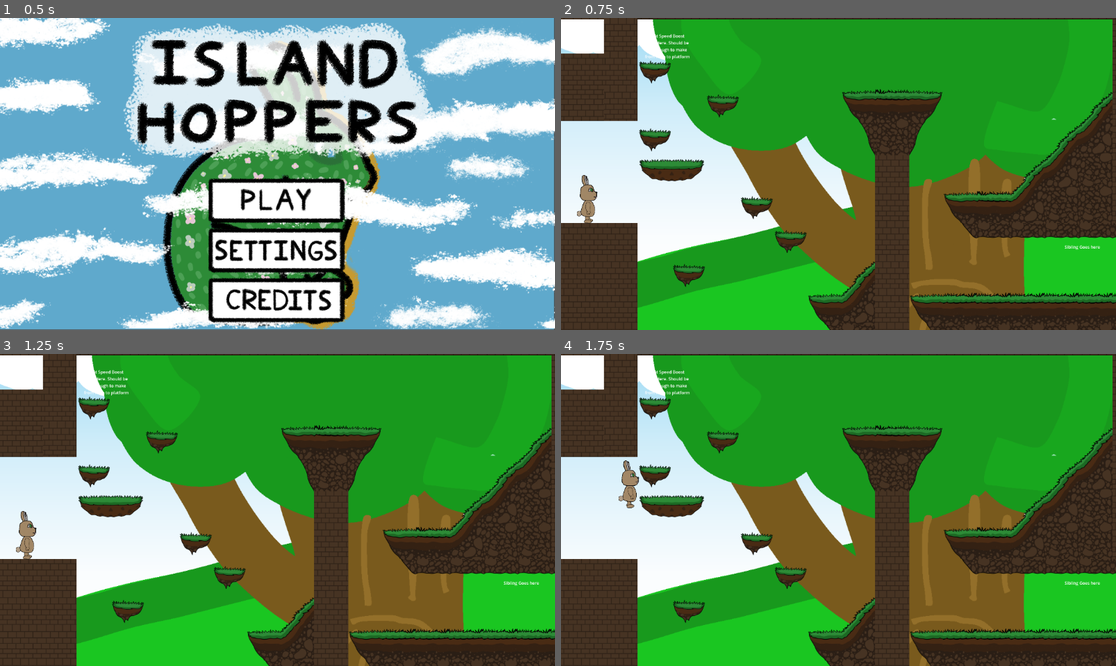
Above: before the commit, frames 1-4 (two rows, left to right).
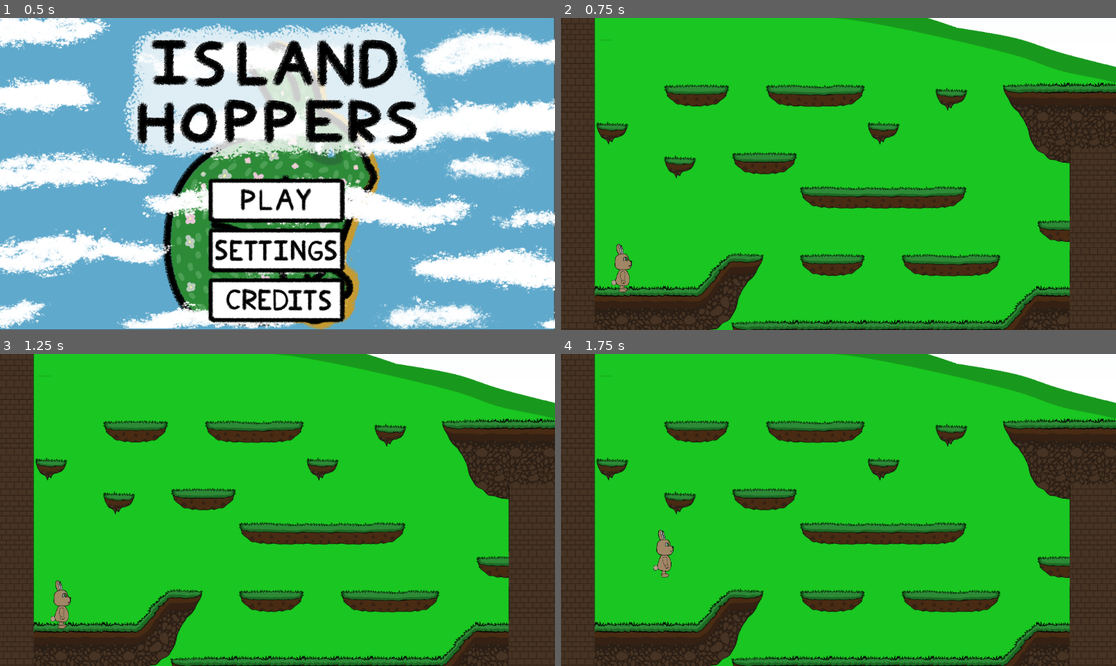
Above: after the commit, the same moments.

Repository: andre-henriques04/island-hoppers
Game: Godot game, scene res://scenes/main_menu.tscn
The game is run twice, just before and just after one commit, with the same random seed, the same clock (stepped at 60 frames per second) and the same inputs.
Inputs (mouse positions are in pixels of both pictures, inside the frame that each line leads up to):
- Up to frame 1 (0.5 s): no input
- Up to frame 2 (0.75 s): click (838, 202) at 0.5 s
- Up to frame 3 (1.25 s): no input
- Up to frame 4 (1.75 s): tap Enter (ui_accept) at 1.25, 1.52 s; hold Right (ui_right) from 1.28 s (still down)

Frame 1 is identical in both runs. In frame 2, 85% of the frame differs, in the area x 0-100%, y 0-100%; in frame 3, 85%; in frame 4, 85%.

Commit message:
Restore tutorial entrance and menu entry for Sprint 2 baseline

Diff:
--- a/project.godot
+++ b/project.godot
@@ -11,7 +11,7 @@
 [application]
 
 config/name="Island Hoppers"
-run/main_scene="uid://b023m3a8jg1na"
+run/main_scene="res://scenes/main_menu.tscn"
 config/features=PackedStringArray("4.7")
 
 [rendering]
--- a/scenes/main.tscn
+++ b/scenes/main.tscn
@@ -961,7 +961,6 @@
 [node name="Camera (Screen 1)" type="Camera2D" parent="." unique_id=1559242596]
 offset = Vector2(0, -1260)
 anchor_mode = 0
-enabled = false
 zoom = Vector2(0.55, 0.55)
 
 [node name="Camera (Screen 2)" type="Camera2D" parent="." unique_id=1176407655]
@@ -979,6 +978,7 @@
 [node name="Camera (Screen 4)" type="Camera2D" parent="." unique_id=733383343]
 offset = Vector2(4190, -2182)
 anchor_mode = 0
+enabled = false
 zoom = Vector2(0.55, 0.55)
 
 [node name="Camera (Screen 5)" type="Camera2D" parent="." unique_id=526585283]
@@ -998,7 +998,7 @@
 sprite_frames = SubResource("SpriteFrames_3v4ma")
 
 [node name="CharacterBody2D" type="CharacterBody2D" parent="." unique_id=1507188363 node_paths=PackedStringArray("sprite")]
-position = Vector2(4292, -1489)
+position = Vector2(233, -313)
 script = ExtResource("player_script")
 move_speed = 350.0
 jump_height = 200.0
